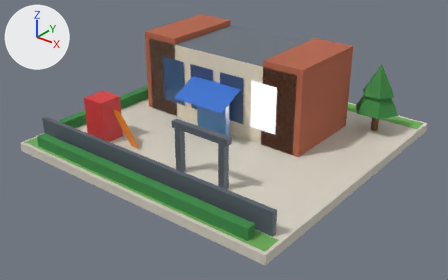
The glTF model public/models/28.glb: old version first, new version second.
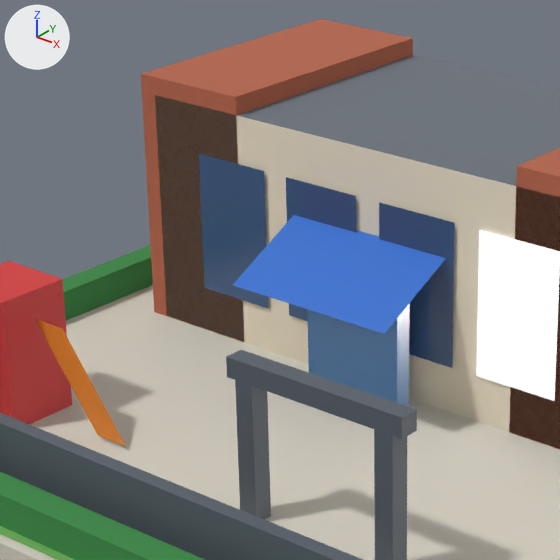
Each version is shown whole from a 50 mm camera at (1.148, -1.471, 0.907) aimed at (0.02, -0.06, 0.032), then close up on the part from 22% to 62% of the width and 3% to 66% of the height. Every picture has the same lights, and +X, +Y and +Z are marked at upper left. The older version's two pictures come first. Vertices at exactly the same position are counted once.

The scene before the commit, as lines of its bpy script (objects in view):
```python
me_b28 = bpy.data.meshes.new('b28')
me_b28.from_pydata(...)  # 198 vertices, 214 faces; spans x -0.48..0.48, y -0.48..0.48, z 0.0..0.31
me_b28.materials.append(mat_paving)
me_b28.materials.append(mat_grass)
me_b28.materials.append(mat_hedge)
me_b28.materials.append(mat_wall_cream)
me_b28.materials.append(mat_roof_flat)
me_b28.materials.append(mat_wall_brick)
me_b28.materials.append(mat_sign_blue)
me_b28.materials.append(mat_glass_blue)
me_b28.materials.append(mat_glass_dark)
me_b28.materials.append(mat_glow_window)
me_b28.materials.append(mat_sign_red)
me_b28.materials.append(mat_sign_orange)
me_b28.materials.append(mat_metal_dark)
me_b28.materials.append(mat_trunk)
me_b28.materials.append(mat_tree_green)
me_b28.materials.append(mat_tree_dark)
ob_b28 = bpy.data.objects.new('b28', me_b28)
ob_b28.location = (0.0, 0.0, 0.0)
```
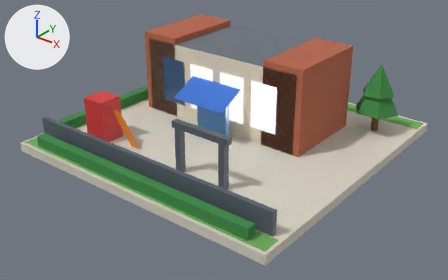
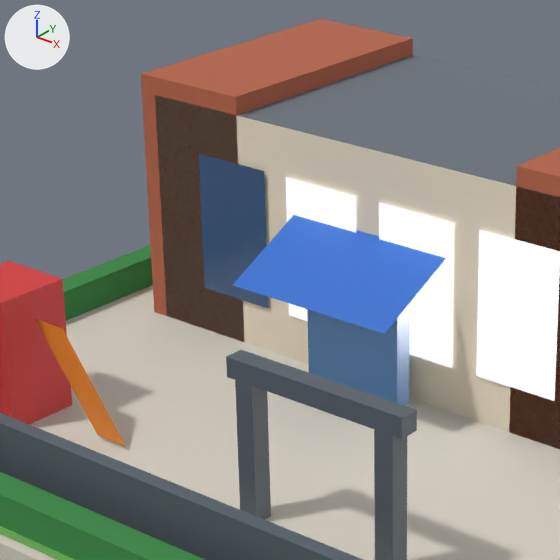
Patch to the scene script:
```diff
--- a/public/models/28.glb.py
+++ b/public/models/28.glb.py
@@ me_b28 @@
 me_b28.from_pydata(...)  # 198 vertices, 214 faces; spans x -0.48..0.48, y -0.48..0.48, z 0.0..0.31
 # used by ob_b28; location = (0.0, 0.0, 0.0)
+# me_b28 part 1: all 4 faces centred in x -0.128..0.028, y -0.013, z 0.134..0.186 switch from mat_glass_dark to mat_glow_window
 me_b28.materials.append(mat_paving)
```

Changed parts and their boxes [x1, y1, x2, y2] in the close-ups (560 x 560 px):
part 1 of me_b28, recoloured (blue to white)
    both: [286, 177, 455, 368]
